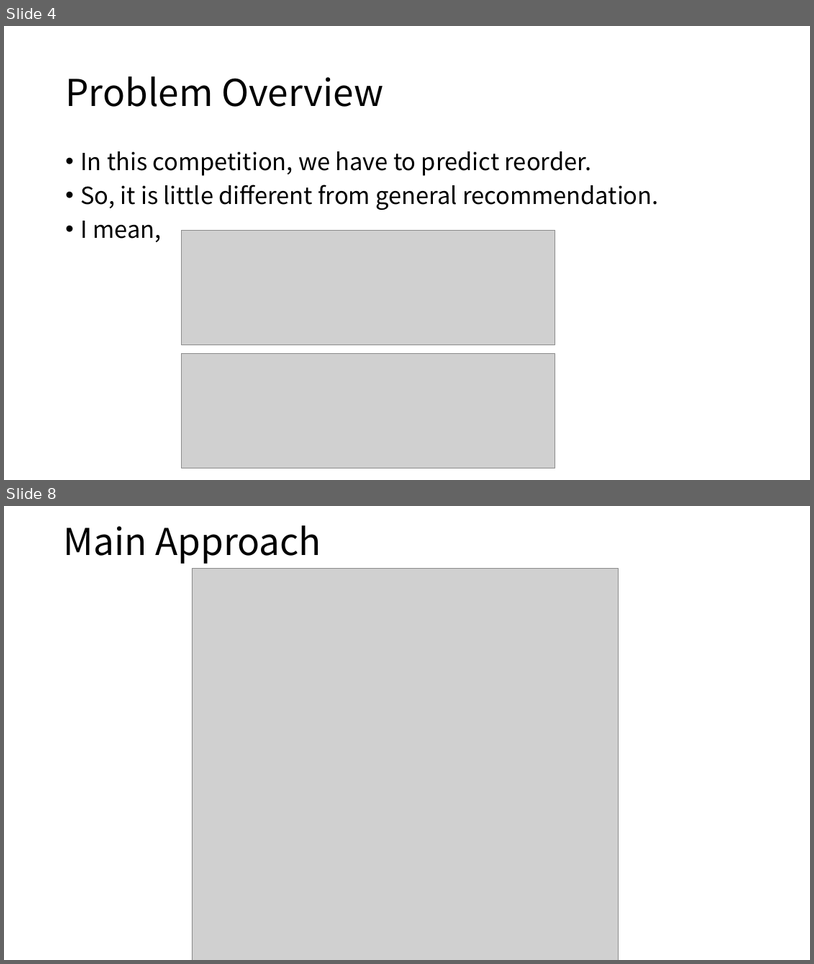
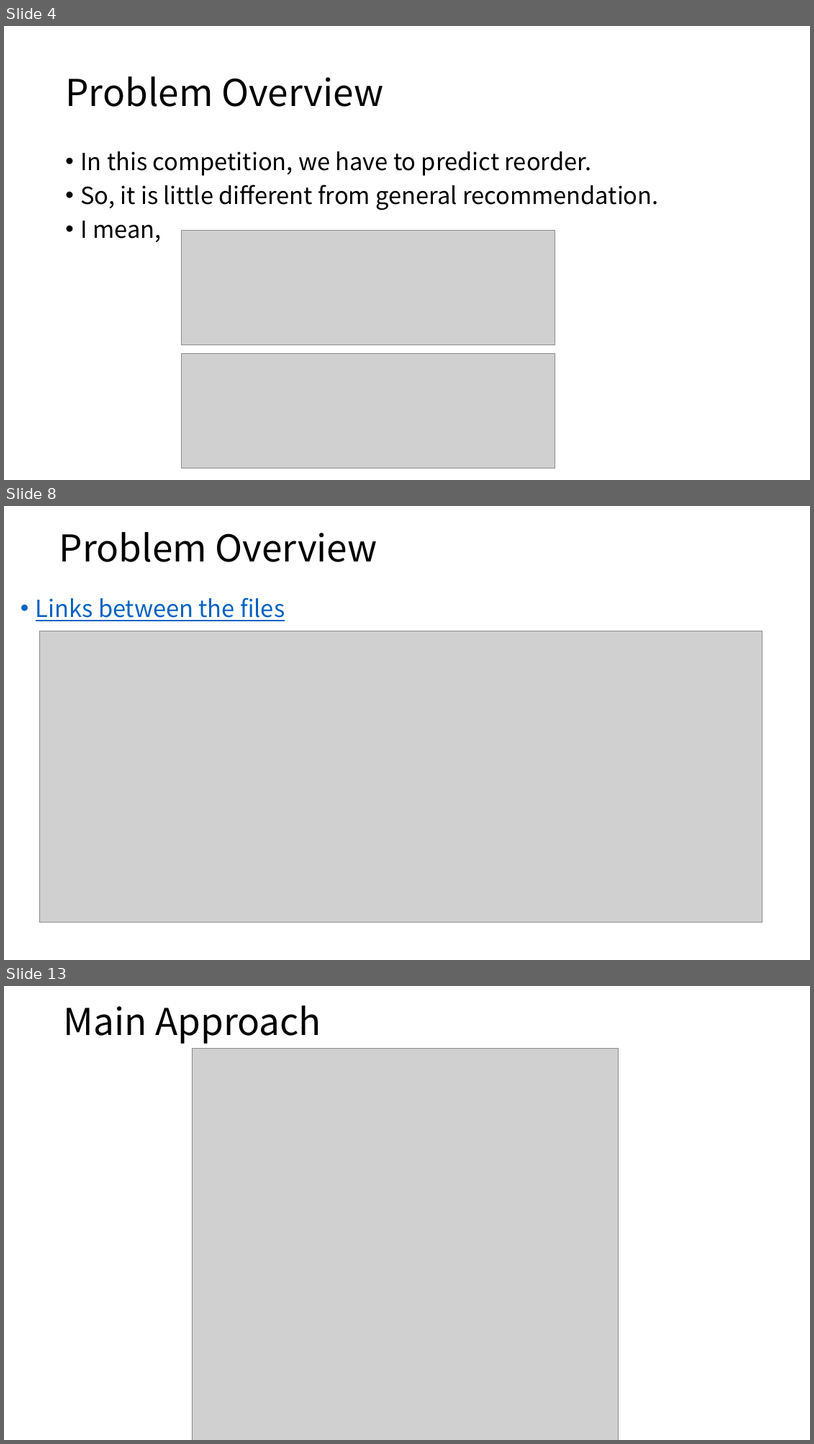
Before and after one commit to KazukiOnodera/Instacart, a slide deck: Instacart 2nd Place Solution.pptx. Shown one above the other, each under a label of ours: slides 4 and 8 before the commit, slides 4, 8 and 13 after it; the slides between them are not shown. The pictures are 814x964 and 814x1444 pixels, drawn with LibreOffice and Linux fonts; fonts in the diff are those of the drawing; grey boxes stand for pictures. Boxes give left, top, right and bottom in pixels: in the first picture for what was removed or moved away, otherwise in the second. Text is boxed around its words. In the diff, an @@ line names an element or a change of style, - is before the commit and + after.

```diff
--- a/Instacart 2nd Place Solution.pptx
+++ b/Instacart 2nd Place Solution.pptx
@@ slide 8 added at (4, 506, 810, 960), background #FFFFFF @@
@@ title added at (59, 532, 378, 562), 44 pt, text #000000 @@
+Problem Overview
@@ text added at (36, 597, 285, 621), 28 pt, text #0563C1, underline @@
+• Links between the files
@@ picture added at (39, 631, 763, 922) @@
@@ what was slide 8 is now slide 13 @@
```
Also in this commit, not shown: 4 slides changed, 3 other slides added.
